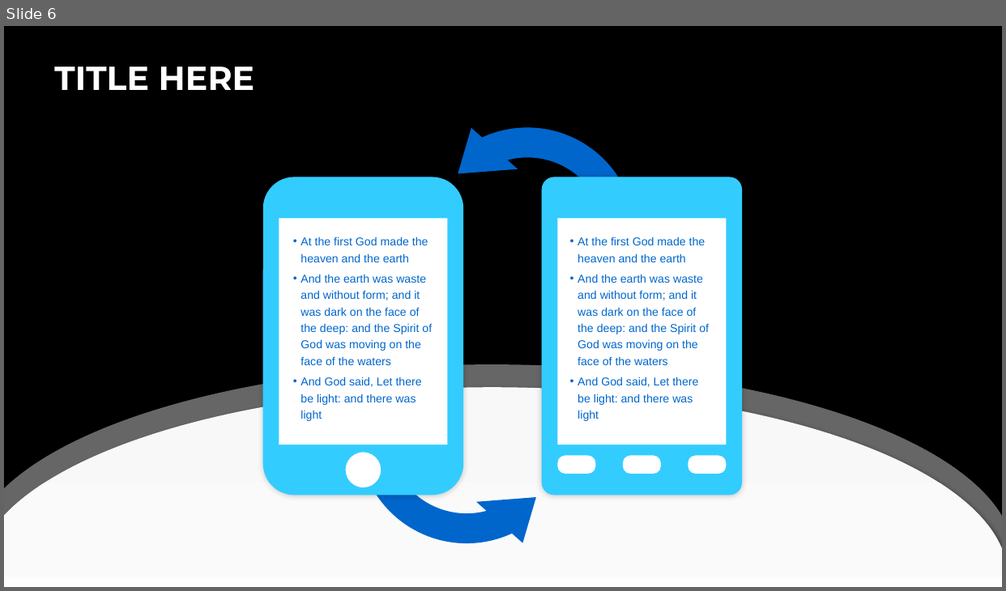
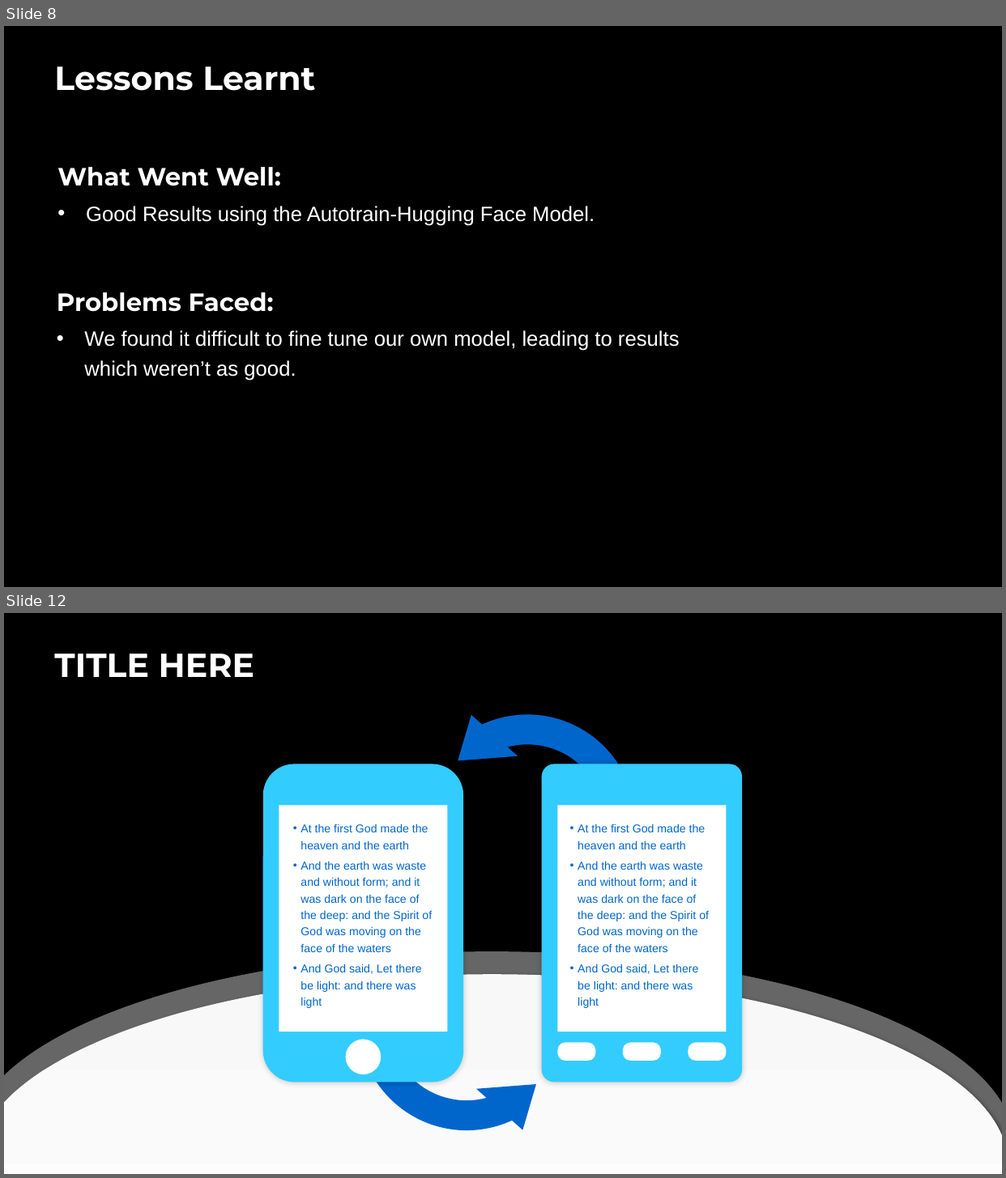
Before and after one commit to victorlifan/sone_title_generation, a slide deck: text_generate.pptx. Shown one above the other, each under a label of ours: slide 6 before the commit, slides 8 and 12 after it; the slides between them are not shown. The pictures are 1006x591 and 1006x1178 pixels, drawn with LibreOffice and Linux fonts; fonts in the diff are those of the drawing; background and template pictures are left out. Boxes give left, top, right and bottom in pixels: in the first picture for what was removed or moved away, otherwise in the second. Text is boxed around its words. In the diff, an @@ line names an element or a change of style, - is before the commit and + after.

```diff
--- a/text_generate.pptx
+++ b/text_generate.pptx
@@ slide 8 added at <box>4,26,1002,587</box>, background picture (left out) @@
@@ title added at <box>54,66,315,91</box>, 32 pt, text #FFFFFF, bold @@
+Lessons Learnt
@@ text added at <box>57,167,594,226</box>, 20 pt, text #FFFFFF @@
+What Went Well:
+• Good Results using the Autotrain-Hugging Face Model.
@@ text added at <box>57,292,680,381</box>, 20 pt, text #FFFFFF @@
+Problems Faced:
+• We found it difficult to fine tune our own model, leading to results which weren’t as good.
@@ what was slide 6 is now slide 12 @@
```
Also in this commit, not shown: 2 slides changed, 5 other slides added, 1 other file.
